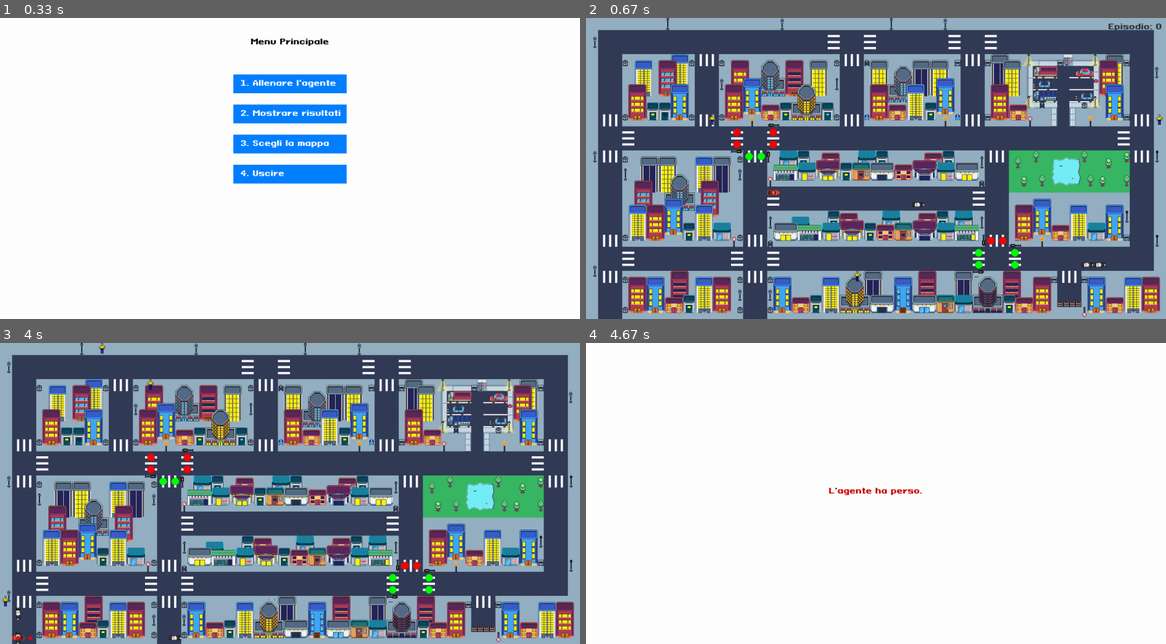
Above: before the commit, frames 1-4 (two rows, left to right).
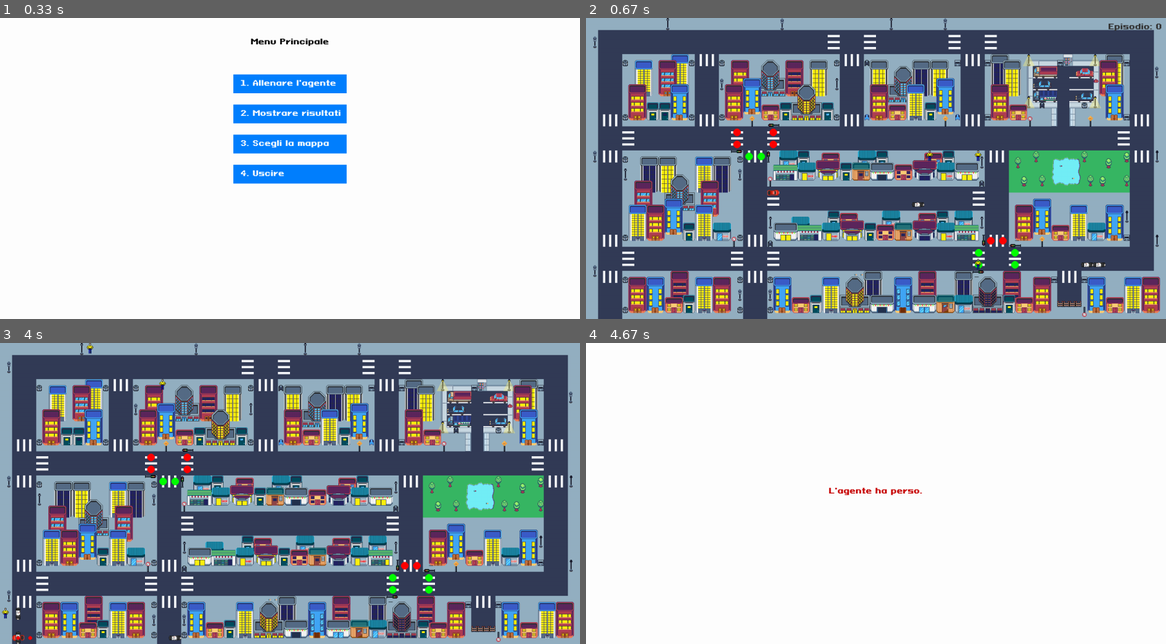
Above: after the commit, the same moments.

Repository: Luke-1310/Thesis
Game: pygame game, started from Progetto Tesi Privitera/q_learning_training.py
Same seed, same stepped clock (60 frames per second), same inputs: the game is played once before the commit and once after it.
Inputs (mouse positions are in pixels of both pictures, inside the frame that each line leads up to):
- Up to frame 1 (0.33 s): no input
- Up to frame 2 (0.67 s): click (876, 84) at 0.38 s
- Up to frame 3 (4 s): click (255, 427) at 1.72 s
- Up to frame 4 (4.67 s): no input

Frame 1 is identical in both runs. In frame 2, 0.1% of the frame differs, in the area x 21-100%, y 31-88%; in frame 3, 0.1%, in the area x 0-29%, y 0-92%; in frame 4, nothing differs.

Commit message:
rallentamento pedoni

Diff:
--- a/Progetto Tesi Privitera/environments/pedone.py
+++ b/Progetto Tesi Privitera/environments/pedone.py
@@ -16,35 +16,58 @@
 
     def step(self, map_pedone):
 
-        if not self.path or self.arrived:
+        #Questa porzione di codice permette di eseguire un passo ogni 5 frame
+        self.frame_counter = getattr(self, 'frame_counter', 0) + 1
+
+        if self.frame_counter < 5:
             return
 
-        x, y = self.position
+        self.frame_counter = 0
 
-        #Se il pedone è arrivato alla sua destinazione
-        if self.position == self.goal:
-
-            # Quando arriva, scegli una nuova destinazione e path
+        if not self.path:
+            # Se non c'è un percorso ma c'è una callback, chiedi un nuovo percorso
             if self.path_callback:
                 new_goal, new_path = self.path_callback(tuple(self.position))
-
                 if new_path:
                     self.goal = list(new_goal)
                     self.path = new_path
                     self.arrived = False
                     self.wait_counter = 0
                     self.pre_cross_wait = 0
+            return
+
+        x, y = self.position
+
+        if self.position == self.goal:
+
+            # Quando arriva, scegli una nuova destinazione e path
+
+            if self.path_callback:
+                new_goal, new_path = self.path_callback(tuple(self.position))
+
+                if new_path:
+                    self.goal = list(new_goal)
+                    self.path = new_path  # Nuovo percorso
+                    self.arrived = False
+                    self.wait_counter = 0
+                    self.pre_cross_wait = 0
+                    return  # Importante: ritorna dopo aver impostato un nuovo path
+
                 else:
-                    #Nessuna nuova destinazione disponibile
+                    # Nessuna nuova destinazione disponibile
                     self.arrived = True
             else:
                 # Se non c'è una callback, il pedone è arrivato e non può più muoversi
                 self.arrived = True
 
-        # Attesa prima di attraversare la striscia pedonale
+            return  # Ritorna dopo aver gestito l'arrivo
+
+
         if len(self.path) > 1:
             next_x, next_y = self.path[1]
+
             if map_pedone[next_y][next_x] == 2 and map_pedone[y][x] != 2:
+
                 if self.pre_cross_wait < self.pre_cross_max:
                     self.pre_cross_wait += 1
                     return
@@ -54,13 +77,16 @@
         # Attesa sulle strisce pedonali (più lunga)
         if map_pedone[y][x] == 2:
             self.wait_counter += 1
+
             if self.wait_counter < self.wait_steps + 5:
                 return
+
             self.wait_counter = 0
 
         # Attesa su marciapiede (normale)
         else:
             self.wait_counter += 1
+
             if self.wait_counter < self.wait_steps:
                 return
             self.wait_counter = 0
--- a/Progetto Tesi Privitera/q_learning_training.py
+++ b/Progetto Tesi Privitera/q_learning_training.py
@@ -39,6 +39,7 @@
             pygame.event.pump()
 
             env.update_traffic_lights()  # Aggiorna lo stato dei semafori
+            env.update_pedoni(env.pedoni) # Aggiorna lo stato dei pedoni, chiamando il metodo update_pedoni dell'ambiente passando la lista dei pedoni
 
             action_index = env.get_next_action(epsilon)
             old_position = env.agent_position[:]
